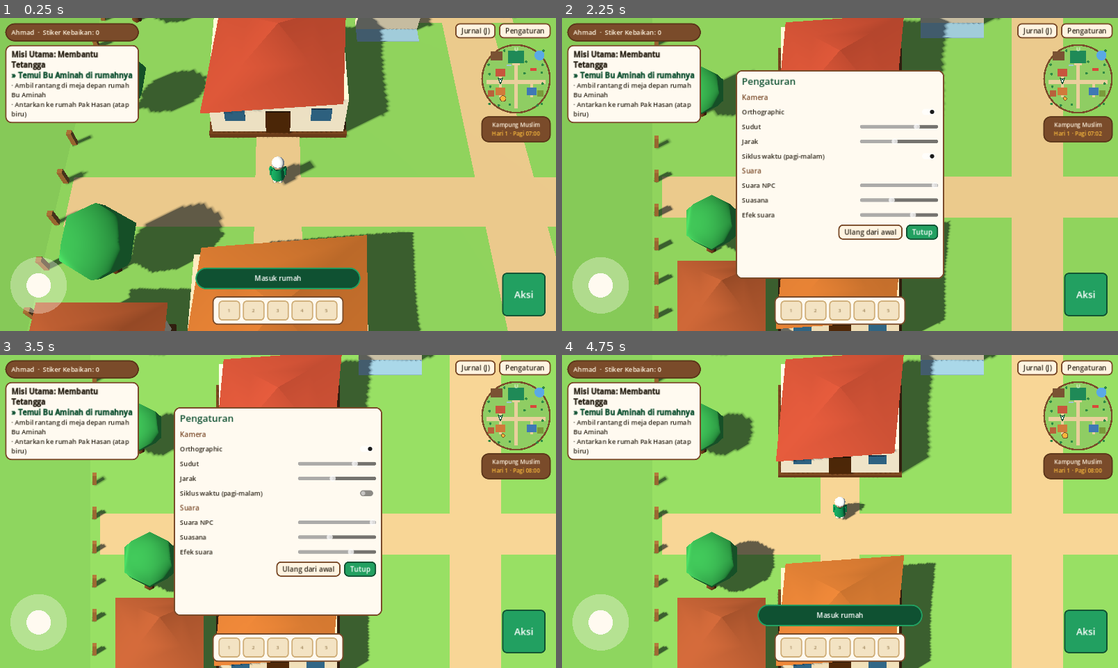
Above: before the commit, frames 1-4 (two rows, left to right).
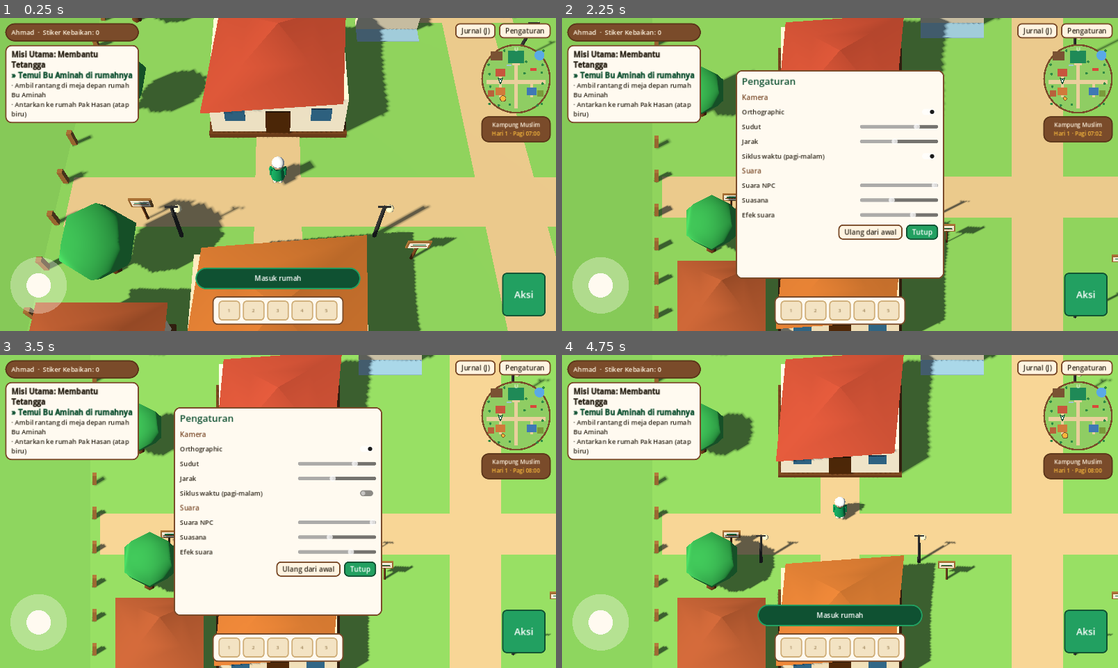
Above: after the commit, the same moments.

Repository: berlianlife/jelajah-kampung
Game: Godot game, scene res://scenes/main.tscn
Same seed, same stepped clock (60 frames per second), same inputs: the game is played once before the commit and once after it.
Inputs (mouse positions are in pixels of both pictures, inside the frame that each line leads up to):
- Up to frame 1 (0.25 s): no input
- Up to frame 2 (2.25 s): click "Jurnal (J)" at 0.5 s; click "Pengaturan" at 1.25 s; click (928, 111) at 2.02 s
- Up to frame 3 (3.5 s): click (366, 492) at 2.77 s
- Up to frame 4 (4.75 s): click "Ulang dari awal" at 3.5 s; click "Yakin? Klik lagi" at 4.25 s

The runs differ from the first frame. In frame 1, 1.1% of the frame differs, in the area x 23-100%, y 1-78%; in frame 2, 0.4%; in frame 3, 0.3%; in frame 4, 0.7%.

Commit message:
v0.7: Mengenal Rukun Iman (6 boards), street lamps + light pools, night NPC behaviour

Diff:
--- /dev/null
+++ b/data/quests/06_rukun_iman.json
@@ -0,0 +1,253 @@
+{
+  "quest_id": "q.rukun_iman",
+  "type": "side",
+  "title": "Mengenal Rukun Iman",
+  "requires": {
+    "q.learn_wudhu": 3
+  },
+  "goal": 6,
+  "start_target": "ustadz",
+  "content_status": "draft_pending_review",
+  "review_notes": "Teks papan adalah ringkasan untuk anak. Redaksi tiap rukun dan dalilnya WAJIB diverifikasi reviewer sebelum publish. Tidak ada penggambaran malaikat/nabi/rasul (hanya teks).",
+  "learning_objective": "Mengenal enam Rukun Iman",
+  "target_age": "5-12",
+  "reviewer": null,
+  "version": 1,
+  "steps": [
+    {
+      "text": "Temui Ustadz Ali di depan masjid",
+      "done_if": {
+        "state_gte": 1
+      },
+      "target": "ustadz"
+    },
+    {
+      "text": "Temukan papan Rukun Iman di kampung ({n}/{goal})",
+      "done_if": {
+        "counter_gte": 6
+      },
+      "target": "papan_iman"
+    },
+    {
+      "text": "Jawab pertanyaan Ustadz Ali",
+      "done_if": {
+        "state_gte": 2
+      },
+      "target": "ustadz"
+    }
+  ],
+  "spawn_items": [
+    {
+      "id": "papan_iman",
+      "key": "papan_iman_1",
+      "x": -4.6,
+      "z": 4.6,
+      "name": "Papan Rukun Iman",
+      "prompt": "Baca papan",
+      "model": "board",
+      "info": [
+        {
+          "who": "Papan",
+          "text": "Rukun Iman pertama: iman kepada Allah, Rabb yang menciptakan dan mengatur alam semesta, satu-satunya yang berhak disembah."
+        }
+      ]
+    },
+    {
+      "id": "papan_iman",
+      "key": "papan_iman_2",
+      "x": 4.2,
+      "z": 6.4,
+      "name": "Papan Rukun Iman",
+      "prompt": "Baca papan",
+      "model": "board",
+      "info": [
+        {
+          "who": "Papan",
+          "text": "Rukun Iman kedua: iman kepada para malaikat, makhluk Allah yang selalu taat kepada-Nya."
+        }
+      ]
+    },
+    {
+      "id": "papan_iman",
+      "key": "papan_iman_3",
+      "x": 14.2,
+      "z": 0.2,
+      "name": "Papan Rukun Iman",
+      "prompt": "Baca papan",
+      "model": "board",
+      "info": [
+        {
+          "who": "Papan",
+          "text": "Rukun Iman ketiga: iman kepada kitab-kitab yang Allah turunkan, di antaranya Al-Qur'an."
+        }
+      ]
+    },
+    {
+      "id": "papan_iman",
+      "key": "papan_iman_4",
+      "x": -15.5,
+      "z": 2.8,
+      "name": "Papan Rukun Iman",
+      "prompt": "Baca papan",
+      "model": "board",
+      "info": [
+        {
+          "who": "Papan",
+          "text": "Rukun Iman keempat: iman kepada para rasul yang Allah utus untuk menyampaikan agama-Nya."
+        }
+      ]
+    },
+    {
+      "id": "papan_iman",
+      "key": "papan_iman_5",
+      "x": 8.6,
+      "z": -9.8,
+      "name": "Papan Rukun Iman",
+      "prompt": "Baca papan",
+      "model": "board",
+      "info": [
+        {
+          "who": "Papan",
+          "text": "Rukun Iman kelima: iman kepada hari akhir."
+        }
+      ]
+    },
+    {
+      "id": "papan_iman",
+      "key": "papan_iman_6",
+      "x": -2.3,
+      "z": 17.6,
+      "name": "Papan Rukun Iman",
+      "prompt": "Baca papan",
+      "model": "board",
+      "info": [
+        {
+          "who": "Papan",
+          "text": "Rukun Iman keenam: iman kepada takdir yang baik dan yang buruk."
+        }
+      ]
+    }
+  ],
+  "npcs": {
+    "ustadz": {
+      "0": {
+        "lines": [
+          {
+            "who": "Ustadz Ali",
+            "text": "Assalamu'alaikum, Ahmad. Wudhumu sudah bagus. Sekarang kita belajar Rukun Iman."
+          },
+          {
+            "who": "Ustadz Ali",
+            "text": "Ustadz memasang enam papan di sekitar kampung. Mau mencarinya sambil berjalan-jalan?"
+          }
+        ],
+        "choices": [
+          {
+            "label": "Mau, Ustadz!",
+            "set_state": 1,
+            "toast": "Misi sampingan: Mengenal Rukun Iman",
+            "reply": [
+              {
+                "who": "Ustadz Ali",
+                "text": "Ikuti panah kuning, ya. Baca setiap papan dengan teliti."
+              }
+            ]
+          },
+          {
+            "label": "Nanti dulu, Ustadz.",
+            "reply": [
+              {
+                "who": "Ustadz Ali",
+                "text": "Baik, Ahmad. Papannya tidak ke mana-mana."
+              }
+            ]
+          }
+        ]
+      },
+      "1": [
+        {
+          "if": {
+            "counter_lt": 6
+          },
+          "lines": [
+            {
+              "who": "Ustadz Ali",
+              "text": "Sudah {n} papan yang kamu baca. Masih ada yang belum, ayo cari lagi."
+            }
+          ]
+        },
+        {
+          "if": {
+            "counter_gte": 6
+          },
+          "lines": [
+            {
+              "who": "Ahmad",
+              "text": "Ustadz, keenam papannya sudah Ahmad baca."
+            },
+            {
+              "who": "Ustadz Ali",
+              "text": "Masya Allah. Sekarang Ustadz tanya: Rukun Iman ada berapa, Ahmad?"
+            }
+          ],
+          "choices": [
+            {
+              "label": "Lima",
+              "reply": [
+                {
+                  "who": "Ustadz Ali",
+                  "text": "Yang lima itu Rukun Islam. Coba hitung lagi papan yang kamu baca, lalu bicara lagi dengan Ustadz."
+                }
+              ]
+            },
+            {
+              "label": "Enam",
+              "set_state": 2,
+              "add_sticker": 1,
+              "sfx": "done",
+              "learn": "aqidah.rukun_iman",
+              "learn_title": "Enam Rukun Iman",
+              "learn_text": "Rukun Iman ada enam: iman kepada Allah, para malaikat, kitab-kitab-Nya, para rasul, hari akhir, dan takdir yang baik maupun yang buruk.",
+              "reply": [
+                {
+                  "who": "Ustadz Ali",
+                  "text": "Benar, Rukun Iman ada enam. Barakallahu fiik, Ahmad."
+                }
+              ]
+            },
+            {
+              "label": "Tujuh",
+              "reply": [
+                {
+                  "who": "Ustadz Ali",
+                  "text": "Belum tepat. Coba hitung lagi papan yang kamu baca, lalu bicara lagi dengan Ustadz."
+                }
+              ]
+            }
+          ]
+        }
+      ],
+      "2": {
+        "lines": [
+          {
+            "who": "Ustadz Ali",
+            "text": "Semoga Allah meneguhkan iman kita, Ahmad."
+          }
+        ]
+      }
+    }
+  },
+  "items": {
+    "papan_iman": {
+      "1": {
+        "if": {
+          "counter_lt": 6
+        },
+        "counter_add": 1,
+        "hide_self": true,
+        "sfx": "pick",
+        "toast": "Papan Rukun Iman {n}/{goal}"
+      }
+    }
+  }
+}
--- a/data/world/npcs.json
+++ b/data/world/npcs.json
@@ -63,6 +63,12 @@
           "who": "Pak Rahman",
           "text": "Assalamu'alaikum, Ahmad. Bapak sedang menyiram kebun."
         }
+      ],
+      "idle_night": [
+        {
+          "who": "Pak Rahman",
+          "text": "Sudah malam, Ahmad. Kebunnya kita lanjutkan besok."
+        }
       ]
     },
     {
@@ -80,6 +86,12 @@
         {
           "who": "Bu Sari",
           "text": "Sayur dan buah segar pagi ini! Nanti Ahmad bisa bantu Ibu berjualan, ya."
+        }
+      ],
+      "idle_night": [
+        {
+          "who": "Bu Sari",
+          "text": "Pasar sudah tutup, Ahmad. Besok pagi mampir lagi, ya."
         }
       ]
     },
@@ -105,7 +117,8 @@
           "who": "Umar",
           "text": "Ayo main bola, Ahmad! Nanti kalau sudah azan, kita ke masjid sama-sama."
         }
-      ]
+      ],
+      "hide_at_night": true
     },
     {
       "id": "kid_zaid",
@@ -130,7 +143,8 @@
           "who": "Zaid",
           "text": "Hap! Bolanya ke sini, Ahmad! Gantian, ya."
         }
-      ]
+      ],
+      "hide_at_night": true
     },
     {
       "id": "imam",
--- a/scripts/main.gd
+++ b/scripts/main.gd
@@ -7,6 +7,7 @@
 	"res://data/quests/03_learn_wudhu.json",
 	"res://data/quests/04_lost_wallet.json",
 	"res://data/quests/05_rukun_islam.json",
+	"res://data/quests/06_rukun_iman.json",
 ]
 const NPC_FILE := "res://data/world/npcs.json"
 const ITEM_FILE := "res://data/world/items.json"
@@ -139,6 +140,7 @@
 		it.setup(n["id"], n["name"], n["prompt"], true, n.get("look", {}))
 		it.position = Vector3(float(n["x"]), 0.0, float(n["z"]))
 		it.wander = n.get("wander", [])
+		it.hide_at_night = n.get("hide_at_night", false)
 		world.add_child(it)
 		interactables.append(it)
 		if not it.wander.is_empty():
@@ -177,7 +179,16 @@
 			item.position = Vector3(float(s["x"]), 0, float(s["z"]))
 			world.add_child(item)
 			item.info_lines = s.get("info", [])
-			if s.get("model", "tomato") == "card":
+			if s.get("model", "tomato") == "board":
+				var bp := Node3D.new()
+				item.add_child(bp)
+				item.pickup = bp
+				WorldBuilder.mesh_at(bp, WorldBuilder.cyl_mesh(0.06, 0.06, 1.3, 6), "7a4b2a", Vector3(0, 0.65, 0))
+				WorldBuilder.box(bp, Vector3(0.9, 0.6, 0.08), Vector3(0, 1.4, 0), "a8743f")
+				WorldBuilder.box(bp, Vector3(0.74, 0.44, 0.02), Vector3(0, 1.4, 0.05), "fff4e1")
+				WorldBuilder.box(bp, Vector3(0.5, 0.06, 0.01), Vector3(0, 1.48, 0.065), "1e7a4f")
+				WorldBuilder.box(bp, Vector3(0.6, 0.04, 0.01), Vector3(0, 1.36, 0.065), "7a4b2a")
+			elif s.get("model", "tomato") == "card":
 				var cb := BoxMesh.new()
 				cb.size = Vector3(0.5, 0.7, 0.06)
 				item.pickup = WorldBuilder.mesh_at(item, cb, "1e7a4f", Vector3(0, 0.75, 0))
@@ -357,6 +368,7 @@
 
 func _process(delta: float) -> void:
 	_tick_time(delta)
+	_apply_night(is_night())
 	_update_ball()
 	for it in interactables:
 		if it.hide_until_available and not it.hidden and it.pickup:
@@ -402,7 +414,7 @@
 		_interact(near)
 
 func _has_action(it) -> bool:
-	if it.hidden:
+	if it.hidden or it.asleep:
 		return false
 	if it.is_npc or it.portal_to != null or not it.lines.is_empty():
 		return true
@@ -418,9 +430,34 @@
 			best = it
 	return best
 
+func is_night() -> bool:
+	var h := current_hour()
+	return h >= 18.5 or h < 5.0
+
+func current_hour() -> float:
+	if not bool(GameData.state["settings"].get("day_cycle", true)):
+		return 8.0
+	return float(GameData.state["time"]["hour"])
+
+func _apply_night(night: bool) -> void:
+	var glow := 0.0
+	var h := current_hour()
+	if h >= 17.8 or h < 5.5:
+		glow = 2.2
+	for m in WorldBuilder.lamp_mats:
+		m.emission_energy_multiplier = glow
+	for pm in WorldBuilder.lamp_pools:
+		pm.albedo_color.a = 0.22 if glow > 0.0 else 0.0
+	for k in kids:
+		k.asleep = night and k.hide_at_night
+		k.visible = not k.asleep
+	ball.visible = not night
+
 func _idle_lines(id: String) -> Array:
 	for n in npc_data.get("npcs", []):
 		if n["id"] == id:
+			if is_night() and n.has("idle_night"):
+				return n["idle_night"]
 			return n.get("idle", [])
 	return []
 
--- a/scripts/ui/hud.gd
+++ b/scripts/ui/hud.gd
@@ -400,7 +400,8 @@
 			if not st["done"]:
 				all_done = false
 		if all_done:
-			out += "[color=#1e7a4f][b]%s: %s[/b] (selesai)[/color]\n" % [tag, q["title"]]
+			if q["type"] == "main":
+				out += "[color=#1e7a4f][b]%s: %s[/b] (selesai)[/color]\n" % [tag, q["title"]]
 			continue
 		out += "[b]%s: %s[/b]\n" % [tag, q["title"]]
 		var current_marked := false
--- a/scripts/world/interactable.gd
+++ b/scripts/world/interactable.gd
@@ -21,6 +21,8 @@
 var talk_timer := 0.0
 var hide_until_available := false
 var info_lines: Array = []
+var hide_at_night := false
+var asleep := false
 
 func setup(id: String, name_: String, prompt: String, npc: bool, look_: Dictionary = {}) -> void:
 	interact_id = id
--- a/scripts/world/world_builder.gd
+++ b/scripts/world/world_builder.gd
@@ -70,6 +70,9 @@
 static var fade_targets: Array = []
 ## Shapes for the minimap: {"x","z","w","d","color","round"} in world units (centre + size).
 static var map_shapes: Array = []
+## Emissive bulb materials of the street lamps (brightened at night by main).
+static var lamp_mats: Array = []
+static var lamp_pools: Array = []
 ## Interior origin (Ahmad's room) — far outside the village bounds.
 const INTERIOR := Vector3(100, 0, 0)
 const MASJID_IN := Vector3(100, 0, 30)
@@ -281,6 +284,49 @@
 		box(parent, Vector3(0.25, 0.3, 1.6), o + Vector3(-6.5, 0.6 + r * 0.45, -2.0), "1e7a4f")
 	box(parent, Vector3(1.6, 0.5, 0.5), o + Vector3(-2.6, 0.25, 4.5), "8a5a30", true)
 
+## Street lamps along the roads. Bulbs use one shared emissive material per lamp.
+static func street_lamps(parent: Node3D) -> void:
+	for p in [[-6.0, 3.6], [6.0, 3.6], [-14.0, 3.6], [14.0, 3.6], [1.9, 9.0], [1.9, -6.0], [-1.9, 14.0]]:
+		var x: float = p[0]
+		var z: float = p[1]
+		mesh_at(parent, cyl_mesh(0.07, 0.09, 2.6, 6), "3b3b3b", Vector3(x, 1.3, z))
+		box(parent, Vector3(0.5, 0.06, 0.06), Vector3(x, 2.6, z), "3b3b3b")
+		var bulb := SphereMesh.new()
+		bulb.radius = 0.16
+		bulb.height = 0.32
+		bulb.radial_segments = 8
+		bulb.rings = 4
+		var m := StandardMaterial3D.new()
+		m.albedo_color = Color("fff1c4")
+		m.emission_enabled = true
+		m.emission = Color("ffd36b")
+		m.emission_energy_multiplier = 0.0
+		var b := MeshInstance3D.new()
+		b.mesh = bulb
+		b.material_override = m
+		b.cast_shadow = GeometryInstance3D.SHADOW_CASTING_SETTING_OFF
+		b.position = Vector3(x + 0.22, 2.45, z)
+		parent.add_child(b)
+		lamp_mats.append(m)
+		solid_cylinder(parent, 0.15, 2.6, Vector3(x, 0, z))
+		# light pool on the ground (alpha raised at night)
+		var pool := MeshInstance3D.new()
+		var disc := CylinderMesh.new()
+		disc.top_radius = 2.2
+		disc.bottom_radius = 2.2
+		disc.height = 0.01
+		disc.radial_segments = 20
+		pool.mesh = disc
+		var pm := StandardMaterial3D.new()
+		pm.shading_mode = BaseMaterial3D.SHADING_MODE_UNSHADED
+		pm.transparency = BaseMaterial3D.TRANSPARENCY_ALPHA
+		pm.albedo_color = Color(1.0, 0.85, 0.45, 0.0)
+		pool.material_override = pm
+		pool.cast_shadow = GeometryInstance3D.SHADOW_CASTING_SETTING_OFF
+		pool.position = Vector3(x + 0.22, 0.03, z)
+		parent.add_child(pool)
+		lamp_pools.append(pm)
+
 static func bounds(parent: Node3D) -> void:
 	var h := HALF
 	for spec in [
@@ -306,6 +352,8 @@
 static func build_kampung(world: Node3D) -> void:
 	fade_targets.clear()
 	map_shapes.clear()
+	lamp_mats.clear()
+	lamp_pools.clear()
 	flat(world, Vector2(90, 90), Vector3(0, 0, 0), "86c45e")
 	flat(world, Vector2(2 * HALF + 1, 2 * HALF + 1), Vector3(0, 0.005, 0), "8fcd63")
 	# paths
@@ -339,4 +387,5 @@
 	_map(15, -15, 6.4, 6.4, "5aa9e6", true)
 	interior(world)
 	masjid_interior(world)
+	street_lamps(world)
 	bounds(world)
--- a/tests/screenshot.gd
+++ b/tests/screenshot.gd
@@ -6,13 +6,12 @@
 	root.get_viewport().get_texture().get_image().save_png("/tmp/shot_%s.png" % name)
 func _run():
 	var gd = root.get_node("GameData"); gd.reset(); gd.state["settings"] = gd.default_settings()
-	gd.set_quest("q.help_neighbor", 3); gd.set_quest("q.rukun_islam", 1)
+	gd.set_quest("q.help_neighbor", 3); gd.set_quest("q.learn_wudhu", 3); gd.set_quest("q.rukun_iman", 1)
 	var m = load("res://scenes/main.tscn").instantiate(); root.add_child(m)
-	var mode: String = "portrait" if OS.get_cmdline_user_args().has("--portrait") else "land"
-	if mode == "portrait":
-		m.player.position = Vector3(-6, 0, 2); m.rig.snap()
-		await shot("portrait")
-	else:
-		m._teleport({"to": {"x": 100.0, "z": 31.5}, "place": "Masjid"})
-		await shot("masjid")
+	m.player.position = Vector3(-4.6, 0, 6.2); m.rig.snap()
+	gd.state["time"]["hour"] = 10.0
+	await shot("board_day")
+	gd.state["time"]["hour"] = 21.0
+	m.player.position = Vector3(0, 0, 5.5); m.rig.snap()
+	await shot("night_lamps")
 	quit()
--- a/tests/smoke_test.gd
+++ b/tests/smoke_test.gd
@@ -93,8 +93,11 @@
 		if it.interact_id == "kid_umar":
 			kid = it
 	var kp: Vector3 = kid.position
-	await create_timer(3.0).timeout
-	check(kid.position.distance_to(kp) > 0.05 and kid.position.x >= 1.1 and kid.position.x <= 6.1 and kid.position.z >= 12.9 and kid.position.z <= 17.7, "kid wanders inside playground")
+	var max_d := 0.0
+	for i in 16:
+		await create_timer(0.25).timeout
+		max_d = maxf(max_d, kid.position.distance_to(kp))
+	check(max_d > 0.3 and kid.position.x >= 1.1 and kid.position.x <= 6.1 and kid.position.z >= 12.9 and kid.position.z <= 17.7, "kid wanders inside playground")
 	var j0: Array = main.engine.journal_data()
 	check(j0[0]["status"] == "Belum dimulai" and j0[1]["status"] == "Terkunci", "journal initial statuses")
 	check(main.engine.current_target() == "aminah", "first objective target = Bu Aminah")
@@ -215,7 +218,7 @@
 
 	# --- journal ---
 	var j: Array = main.engine.journal_data()
-	check(j.size() == 5 and j[4]["status"] == "Belum dimulai" and j[0]["status"] == "Selesai" and j[1]["status"] == "Selesai" and j[2]["status"] == "Belum dimulai" and j[3]["status"] == "Selesai", "journal statuses after 3 quests")
+	check(j.size() == 6 and j[5]["status"] == "Terkunci" and j[4]["status"] == "Belum dimulai" and j[0]["status"] == "Selesai" and j[1]["status"] == "Selesai" and j[2]["status"] == "Belum dimulai" and j[3]["status"] == "Selesai", "journal statuses after 3 quests")
 	check(j[0]["lessons"][0]["unlocked"] and j[0]["lessons"][0]["title"] == "Adab Bertetangga", "journal: lesson unlocked")
 	check(main.inventory_view().is_empty(), "inventory empty after handing in items")
 	hud.toggle_journal()
@@ -350,7 +353,65 @@
 	main._on_action()
 	await frames(2)
 	check(main.in_village(), "back in village")
+	check(main.engine.current_target() == "ustadz", "next offer = Ustadz Ali (Rukun Iman)")
+
+	# --- Mengenal Rukun Iman (explore 6 boards) ---
+	await goto(Vector3(2.2, 0, -8.0))
+	main._on_action()
+	main._on_action()
+	hud._close(0)
+	await frames(2)
+	hud.advance()
+	await frames(2)
+	check(gd.quest("q.rukun_iman") == 1, "Rukun Iman accepted")
+	var boards_read := 0
+	for i in 6:
+		var key := "papan_iman_%d" % (i + 1)
+		var bd = null
+		for it in main.interactables:
+			if it.instance_key == key:
+				bd = it
+		await goto(bd.position + Vector3(0, 0, 1.0))
+		if near_id() == key:
+			main._on_action()
+			var ok: bool = hud.dialog_open() and hud.text_label.text.begins_with("Rukun Iman")
+			main._on_action()
+			await frames(2)
+			if ok:
+				boards_read += 1
+	check(boards_read == 6 and gd.counter("q.rukun_iman") == 6, "6 Rukun Iman boards read (read=%d)" % boards_read)
+	await goto(Vector3(2.2, 0, -8.0))
+	main._on_action()
+	main._on_action()
+	hud._close(2)
+	await frames(2)
+	check(hud.dialog_open() and gd.quest("q.rukun_iman") == 1, "wrong answer (Tujuh) -> hint")
+	hud.advance()
+	await frames(2)
+	main._on_action()
+	main._on_action()
+	hud._close(1)
+	await frames(2)
+	check(gd.quest("q.rukun_iman") == 2 and gd.state["learned"].has("aqidah.rukun_iman"), "Rukun Iman complete + lesson")
+	hud.advance()
+	await frames(2)
+	if hud.learn_open():
+		main._on_action()
 	check(main.engine.current_target() == "", "no objective left")
+
+	# --- night behaviour ---
+	gd.state["time"]["hour"] = 21.0
+	await frames(3)
+	var umar = null
+	for it in main.interactables:
+		if it.interact_id == "kid_umar":
+			umar = it
+	check(umar.asleep and not umar.visible and not main.ball.visible, "kids go home at night")
+	check(WorldBuilder.lamp_mats[0].emission_energy_multiplier > 1.0, "street lamps on at night")
+	check(main._idle_lines("sari")[0]["text"].contains("tutup"), "Bu Sari: pasar tutup at night")
+	gd.state["time"]["hour"] = 9.0
+	await frames(3)
+	check(umar.visible and WorldBuilder.lamp_mats[0].emission_energy_multiplier == 0.0, "morning: kids back, lamps off")
 
 	# --- portrait phone layout ---
 	main.get_window().size = Vector2i(400, 800)
Not shown, changed: export/web/index.pck
